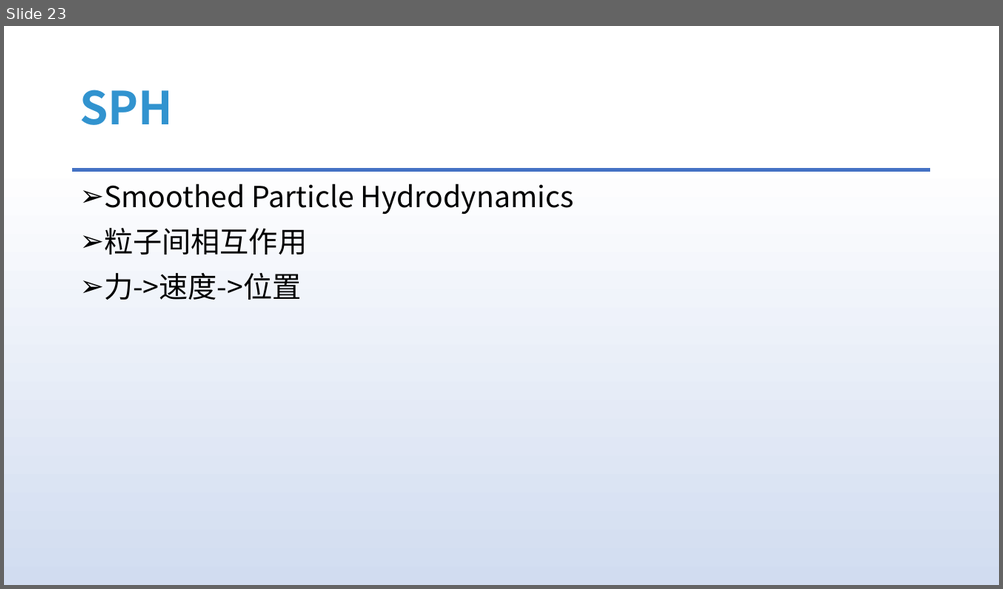
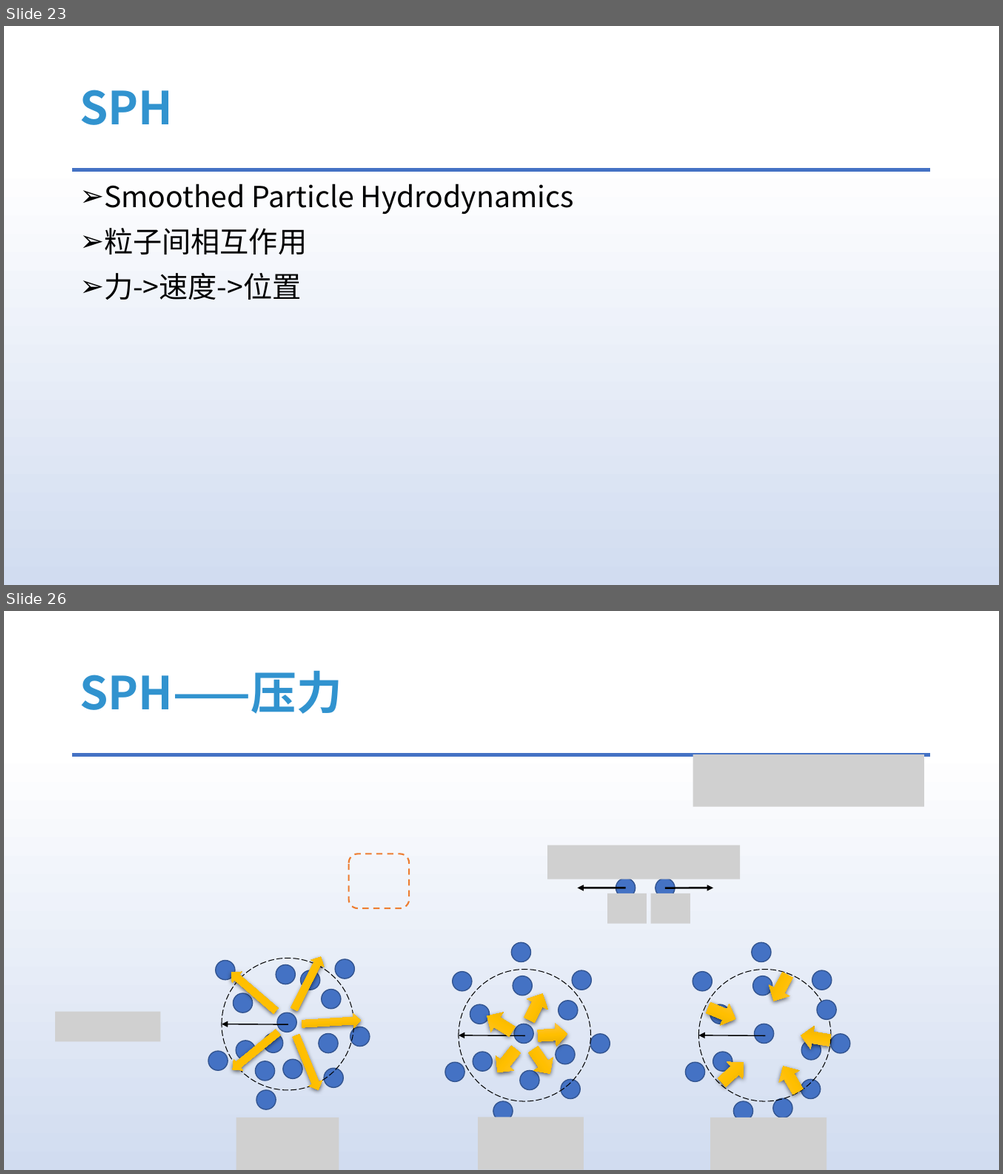
Before and after one commit to answerear/UnityFluid, a slide deck: doc/流体模拟入门分享.pptx. Shown one above the other, each under a label of ours: slide 23 before the commit, slides 23 and 26 after it; the slides between them are not shown. The pictures are 1003x589 and 1003x1174 pixels, drawn with LibreOffice and Linux fonts; fonts in the diff are those of the drawing; grey boxes stand for pictures. Boxes give left, top, right and bottom in pixels: in the first picture for what was removed or moved away, otherwise in the second. Text is boxed around its words. In the diff, an @@ line names an element or a change of style, - is before the commit and + after.

```diff
--- a/doc/流体模拟入门分享.pptx
+++ b/doc/流体模拟入门分享.pptx
@@ slide 26 added at (4,611,999,1170), background gradient #FFFFFF to #D1DCF0 to #DAE3F3 to #ABC0E4 to #BECEEA to #C7D5ED; not listed: 1 template element that a slide beside it also shows @@
@@ title added at (79,670,341,714), 44 pt, text #3193CF, bold @@
+SPH——压力
@@ picture added at (693,755,924,807) @@
@@ rounded rectangle added at (349,854,409,908), outline #ED7D31 1.5 pt dashed @@
@@ group added at (547,846,740,923): 3 pictures, 2 ellipses, 2 arrows @@
@@ group added at (56,943,850,1170): 47 ellipses, 15 right arrows, 4 pictures, 3 arrows @@
```
Also in this commit, not shown: 5 slides changed, 9 other slides added, 2 slides removed.
